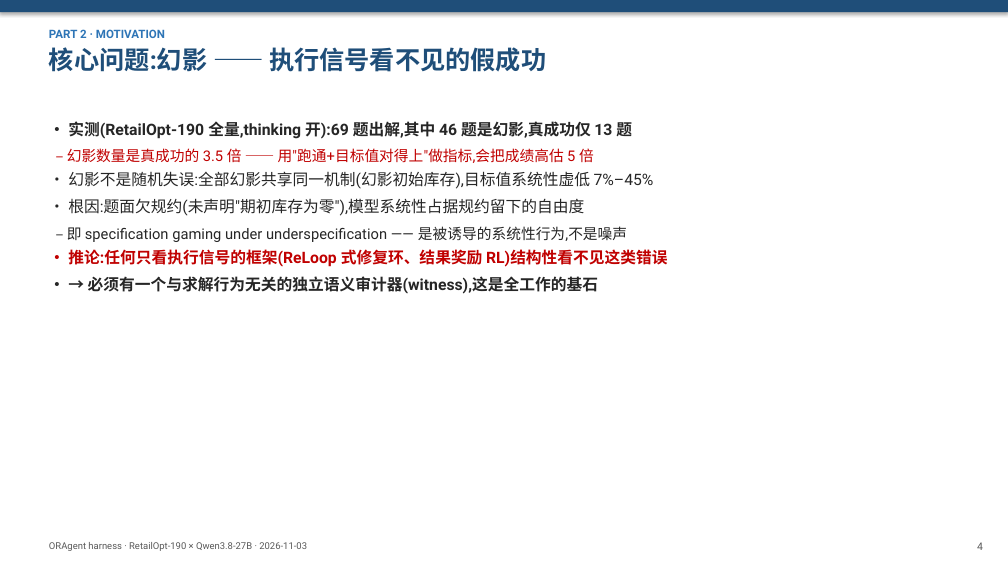
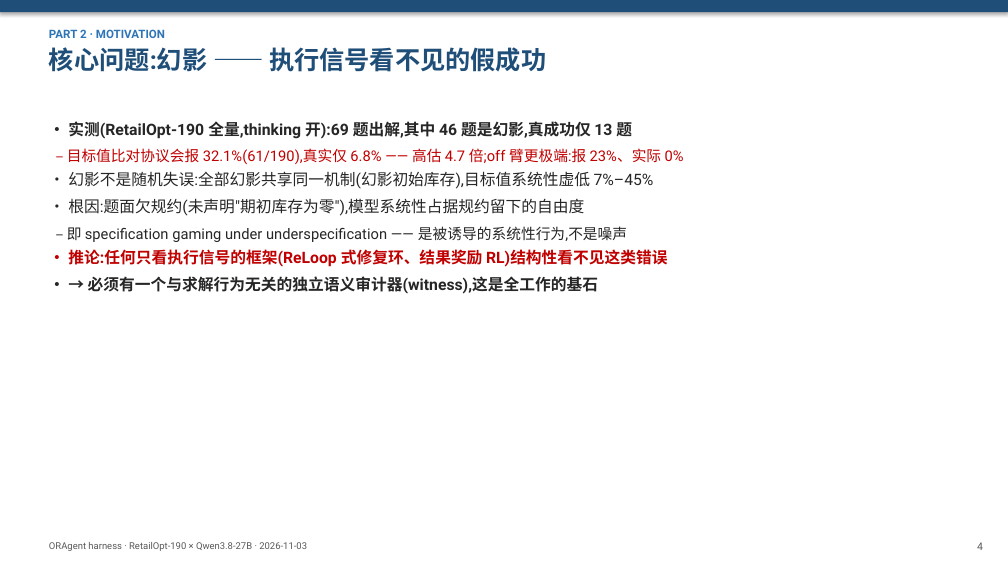
Before and after one commit to Goldfish908/ora, a slide deck: slide 5 of docs/report/ORAgent_report_2026-11-03.pptx. Drawn at 1008x567 pixels with LibreOffice and Linux fonts; fonts in the diff are those of the drawing. Boxes give left, top, right and bottom in pixels: in the first picture for what was removed or moved away, otherwise in the second. Text is boxed around its words. In the diff, an @@ line names an element or a change of style, - is before the commit and + after.

Commit message:
fix slide-5 distortion factor to exact traced value 4.7x (61/190 reported vs 13/190 true), was rounded 5x

```diff
--- a/docs/report/ORAgent_report_2026-11-03.pptx
+++ b/docs/report/ORAgent_report_2026-11-03.pptx
@@ text at [67, 148, 684, 164]: text changed @@
-– 幻影数量是真成功的 3.5 倍 —— 用"跑通+目标值对得上"做指标,会把成绩高估 5 倍
+– 目标值比对协议会报 32.1%(61/190),真实仅 6.8% —— 高估 4.7 倍;off 臂更极端:报 23%、实际 0%
```
Also in this commit, not shown: 2 other files.
